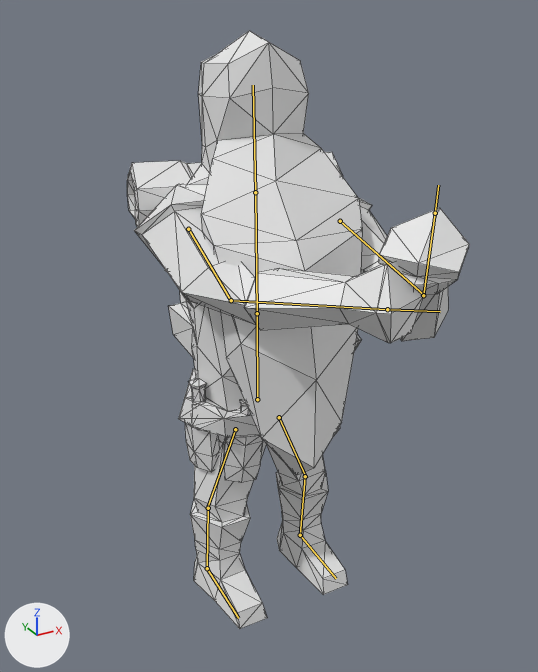
Before and after pictures for a commit that changed the Blender file Animations/NecromancerRaiseSkeleton.blend.
Both versions are drawn from a 50 mm lens placed at (-4.95, -9.34, 9.12), pointed at (-0.12, -0.55, 4.72). Arrows for +X, +Y and +Z are at lower left; the lights stay in place. Both versions are drawn at frame 8 of the action 'Armature.000Action.001'; the numbers are the values there. The bones that bend it are drawn over the model as lines. Mesh edges are drawn as thin lines.
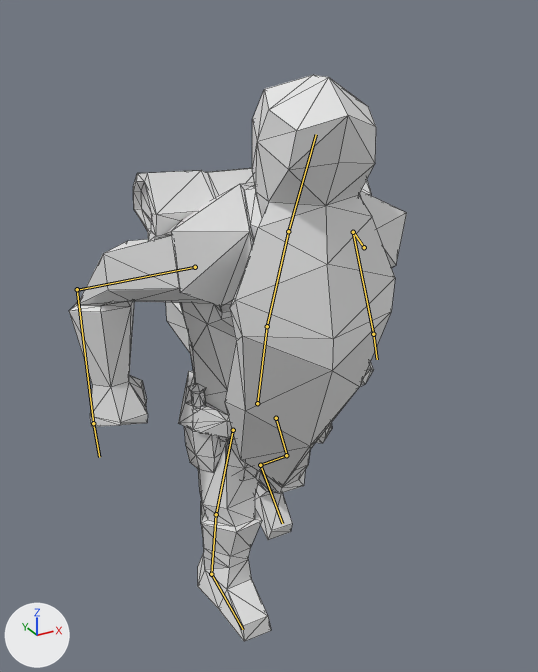
What differs and where, as boxes [x1, y1, x2, y2] in the pictures (538 x 672 px):
'Cube.002', posed
    before: [127, 31, 469, 629]
    after: [69, 75, 407, 641]
bone 'Root', root to tip
    before: (257, 399) to (257, 313)
    after: (257, 403) to (267, 326)
bone 'Chest', root to tip
    before: (257, 313) to (255, 192)
    after: (267, 326) to (288, 231)
bone 'Shoulder.R', root to tip
    before: (188, 229) to (230, 300)
    after: (195, 267) to (77, 290)
bone 'Arm.R', root to tip
    before: (231, 300) to (387, 309)
    after: (77, 289) to (93, 423)
bone 'Shoulder.L', root to tip
    before: (340, 221) to (424, 295)
    after: (364, 247) to (353, 232)
bone 'Arm.L', root to tip
    before: (423, 295) to (435, 213)
    after: (353, 232) to (373, 334)
bone 'Head', root to tip
    before: (255, 192) to (253, 85)
    after: (288, 231) to (316, 134)
bone 'Leg.R', root to tip
    before: (235, 429) to (207, 507)
    after: (233, 430) to (216, 515)
bone 'Calf.R', root to tip
    before: (208, 508) to (207, 568)
    after: (216, 514) to (211, 574)
bone 'Foot.R', root to tip
    before: (207, 568) to (238, 618)
    after: (211, 574) to (243, 629)
bone 'Leg.L', root to tip
    before: (279, 417) to (305, 476)
    after: (276, 418) to (287, 455)
bone 'Calf.L', root to tip
    before: (305, 476) to (300, 535)
    after: (286, 455) to (260, 465)
bone 'Foot.L', root to tip
    before: (300, 535) to (336, 578)
    after: (260, 465) to (282, 523)

The change in detail:
Bone 'Root' (bone_root) moves from (0.0, 0.0, 0.0) to (0.0, -0.07, 0.0).
Bone 'Root' (bone_root) turns from (0, 0, 0) to (12, 0, 0) degrees about its own x, y and z.
Bone 'Chest' (bone_chest) turns from (0, -24, 0) to (13, -8, 2) degrees about its own x, y and z.
Bone 'Shoulder.R' (bone_shoulder_r) moves from (0.25, -0.21, 0.45) to (0.0, 0.0, 0.0).
Bone 'Shoulder.R' (bone_shoulder_r) turns from (63, 2, -79) to (-65, -52, 58) degrees about its own x, y and z.
Bone 'Arm.R' (bone_arm_r) turns from (-61, 40, -12) to (-101, 23, -24) degrees about its own x, y and z.
Bone 'Shoulder.L' (bone_shoulder_l) turns from (-28, -10, 47) to (39, 64, -12) degrees about its own x, y and z.
Bone 'Arm.L' (bone_arm_l) turns from (-79, 0, -70) to (-59, -52, -43) degrees about its own x, y and z.
Bone 'Head' (bone_head) turns from (-2, 22, 0) to (-1, 5, -4) degrees about its own x, y and z.
Bone 'Leg.R' (bone_leg_r) turns from (0, 0, 0) to (22, -1, -6) degrees about its own x, y and z.
Bone 'Calf.R' (bone_calf_r) turns from (0, 0, 0) to (11, 2, 2) degrees about its own x, y and z.
Bone 'Foot.R' (bone_foot_r) turns from (0, 0, 0) to (-3, 1, -7) degrees about its own x, y and z.
Bone 'Leg.L' (bone_leg_l) turns from (0, 0, 0) to (-2, 4, -11) degrees about its own x, y and z.
Bone 'Calf.L' (bone_calf_l) turns from (0, 0, 0) to (22, 1, -1) degrees about its own x, y and z.
Bone 'Foot.L' (bone_foot_l) turns from (0, 0, 0) to (10, 1, 0) degrees about its own x, y and z.
